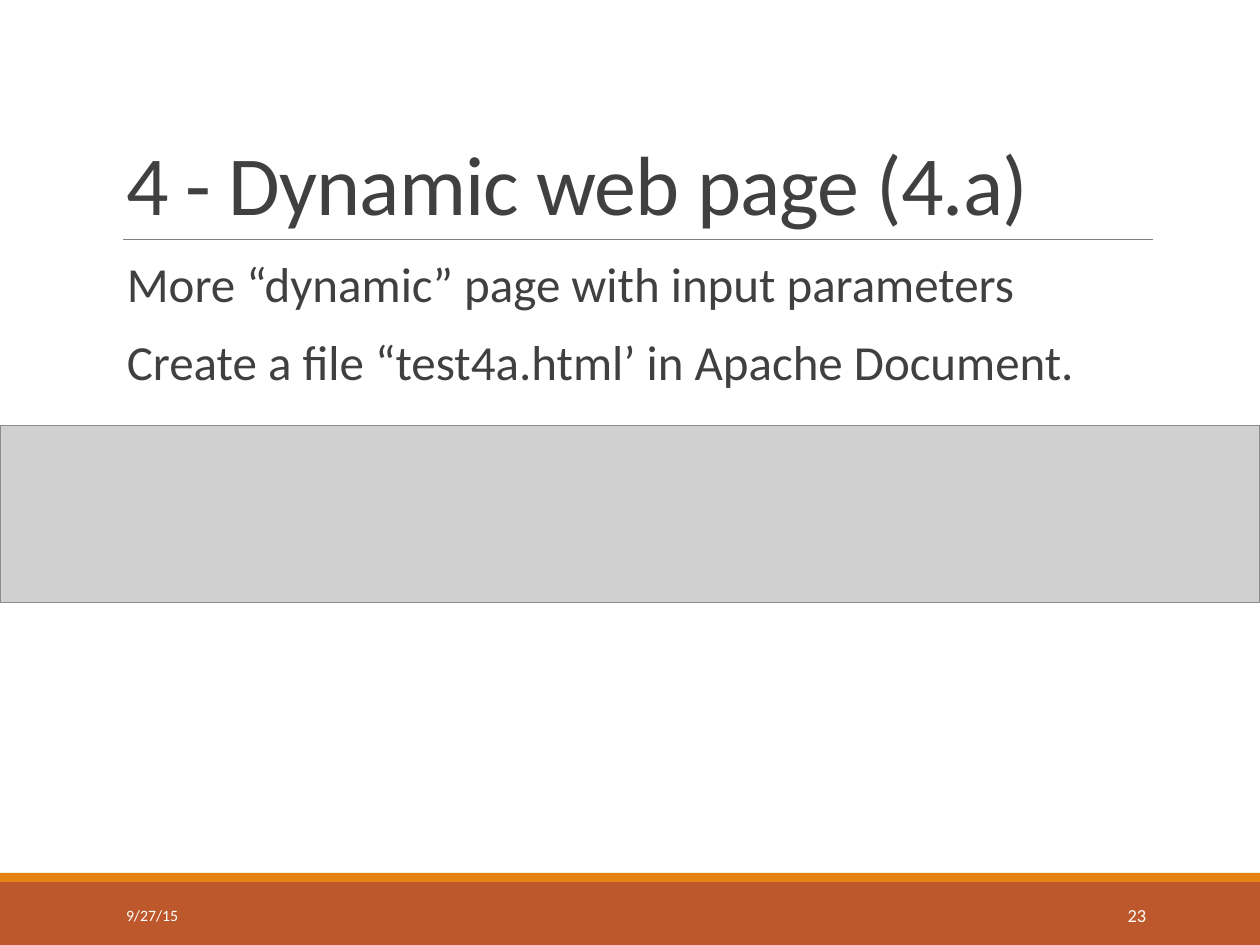
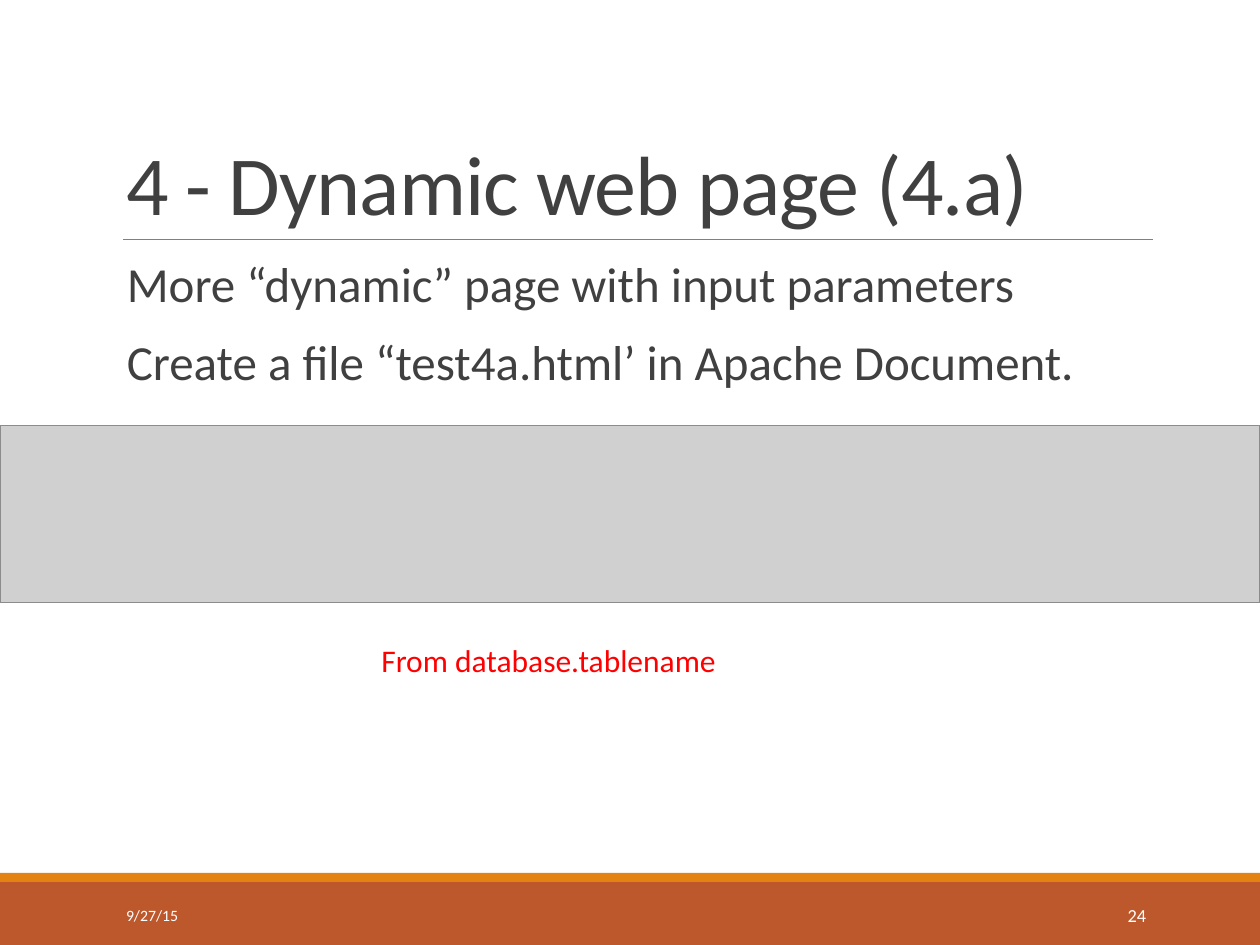
Before and after one commit to nikunjgoel95/INFSCI2710-lab, a slide deck: slide 24 of Lab slides.pptx (slide 23 before the commit). Drawn at 1260x945 pixels with LibreOffice and Linux fonts; fonts in the diff are those of the drawing; grey boxes stand for pictures. Boxes give left, top, right and bottom in pixels: in the first picture for what was removed or moved away, otherwise in the second. Text is boxed around its words. In the diff, an @@ line names an element or a change of style, - is before the commit and + after.

```diff
--- a/Lab slides.pptx
+++ b/Lab slides.pptx
@@ text added at <box>381,650,716,673</box>, 18 pt, text #FF0000 @@
+From database.tablename
@@ page number at <box>1128,910,1147,922</box>: text changed @@
-23
+24
```
Also in this commit, not shown: 4 other slides changed, 2 slides added.
